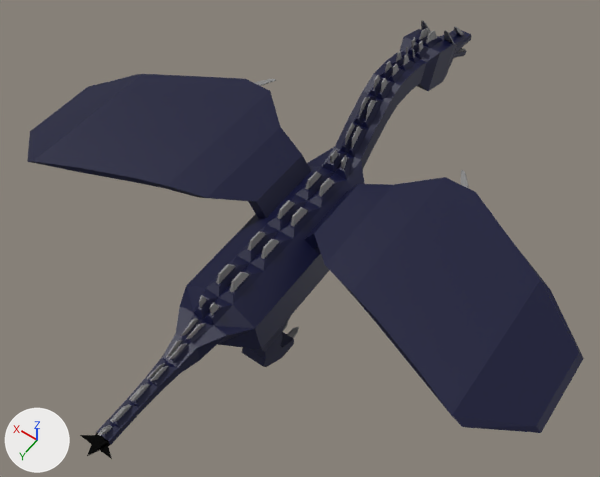
Before and after pictures for a commit that changed the Blender file Assets/BlenderAndFBX/DragonSimple.blend.
One viewpoint serves both versions: a 50 mm camera at (-13.0, 19.9, 31.7) aimed at (-0.2, 1.8, 3.4). The lights are fixed; the arrows at lower left show +X, +Y and +Z.
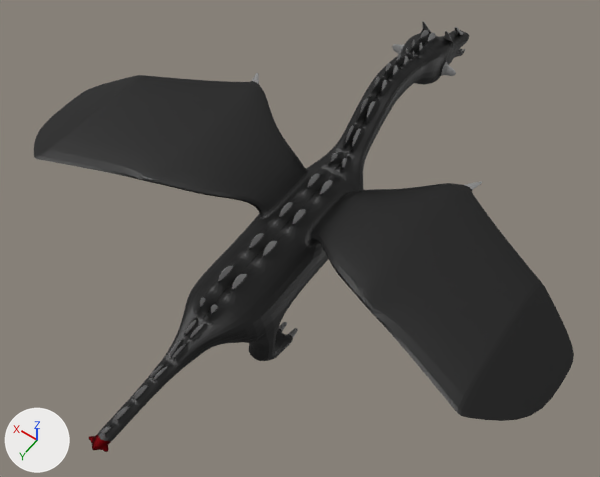
The change in detail:
Material 'Body' (mat_body) changes colour from dark blue #000435 to black #000000; in linear values from (0.0, 0.00126, 0.0352) to (0.0, 0.0, 0.0).
Material 'TailEnd' (mat_tailend) changes colour from black #000000 to dark red #490003; in linear values from (0.0, 0.0, 0.0) to (0.0668, 0.0, 0.000864).
me_cube_001 has 643 vertices, 650 faces and spans x 0.0..12.6, y -12.6..14.4, z 0.0..8.2.
me_cube_001 is used by ob_cube; location (0.0, 0.0, 0.0).
Verts and faces of me_cube_001; kept vertices keep their numbers, new ones are numbered from 643.
Before the commit, vertices of me_cube_001: 96 (1.0, -7.3, 5.6), 100 (1.0, -8.8, 5.1), 192 (1.0, -7.9, 7.4) at pixel (403, 37), 500 (1.0, -9.4, 6.9) at pixel (418, 29).
Before the commit, vertices of me_cube_001: 457 (4.5, 1.8, 6.3) at pixel (211, 144), 461 (4.5, 4.6, 6.3) at pixel (166, 185), 463 (5.9, 1.8, 6.3) at pixel (186, 131), 467 (5.9, 5.1, 6.3) at pixel (133, 177), 482 (4.5, -2.4, 6.3) at pixel (270, 90).
Before the commit, vertices of me_cube_001: 483 (5.9, -2.4, 6.3) at pixel (245, 78), 484 (4.8, -3.3, 6.2) at pixel (276, 80), 485 (5.0, -3.3, 6.2) at pixel (272, 79), 486 (4.8, -3.3, 6.2) at pixel (276, 80), 487 (5.0, -3.3, 6.2) at pixel (273, 78).
Part 1, on me_cube_001:
Faces deleted: (96, 192, 500, 100).
New vertex 649 is at (1.0, -8.2, 6.0).
New vertex 650 is at (1.0, -8.3, 6.5).
New vertex 651 is at (1.0, -8.5, 6.5).
New vertex 652 is at (1.0, -8.3, 6.0).
New vertex 653 is at (1.8, -8.3, 6.5).
New vertex 654 is at (1.8, -8.2, 6.1).
New vertex 655 is at (1.8, -8.3, 6.0).
New vertex 656 is at (1.8, -8.5, 6.4).
New faces: (651, 652, 655, 656), (653, 656, 655, 654), (649, 654, 655, 652), (650, 651, 656, 653), (649, 650, 653, 654) (mat_horns (grey #888888)).
New faces: (96, 192, 650, 649), (192, 500, 651, 650), (100, 652, 651, 500), (96, 649, 652, 100) (mat_body (black #000000)).
Part 2, on me_cube_001:
Faces deleted: (457, 482, 483, 463), (457, 463, 467, 461).
Vertices 485, 486, 487 move by (0.9, 0.0, 0.0).
Vertex 484 moves to (5.8, -3.3, 6.2).
New vertex 643 is at (5.1, 1.8, 6.4).
New vertex 644 is at (5.1, 4.6, 6.4).
New vertex 645 is at (5.3, 1.8, 6.4).
New vertex 646 is at (5.3, 5.0, 6.4).
New vertex 647 is at (5.1, -2.3, 6.3).
New vertex 648 is at (5.3, -2.3, 6.3).
New faces: (643, 647, 648, 645), (643, 645, 646, 644), (457, 482, 647, 643), (457, 643, 644, 461), (463, 645, 648, 483), (463, 467, 646, 645) (mat_body (black #000000)).
New faces: (482, 483, 648, 647), (461, 644, 646, 467) (mat_body (black #000000)).
Object 'Cube' (ob_cube) gains a SUBSURF modifier named 'Subdivision'.

What differs and where, as boxes [x1, y1, x2, y2] in the pictures (600 x 477 px):
'Cube', recoloured, reshaped, modifiers changed (blue to black): before [27, 21, 584, 459]; after [34, 21, 574, 452]
part 1 of me_cube_001, built on: before [428, 44, 455, 91]; after [392, 44, 456, 83]
part 2 of me_cube_001, built on: before [134, 79, 476, 319]; after [139, 73, 482, 314]
